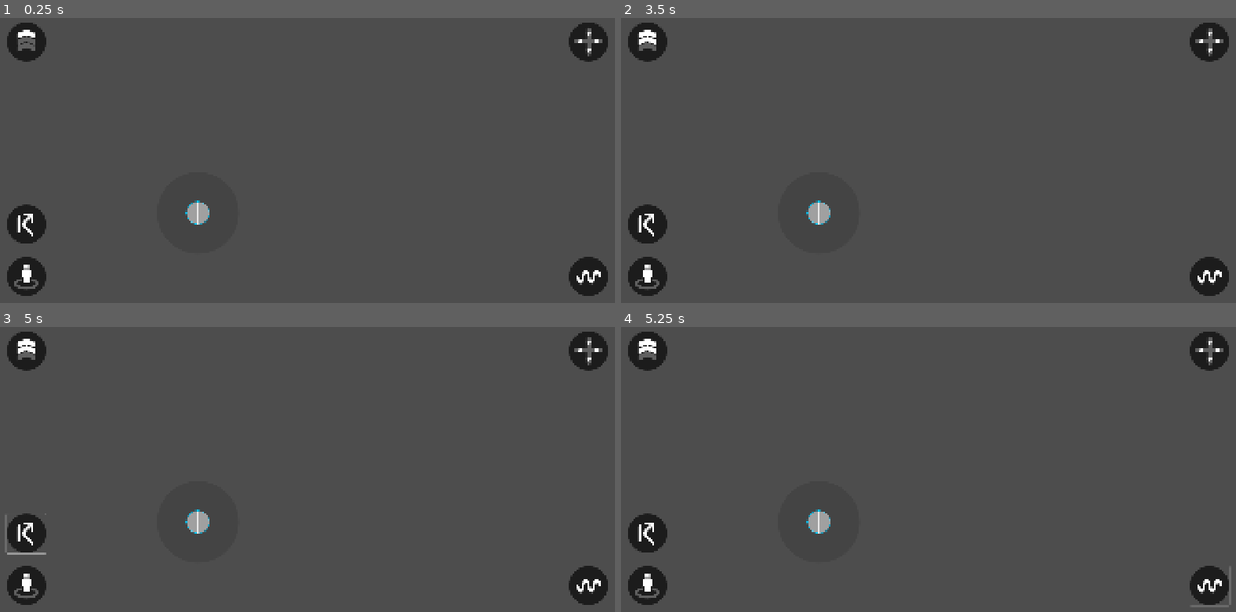
Above: before the commit, frames 1-4 (two rows, left to right).
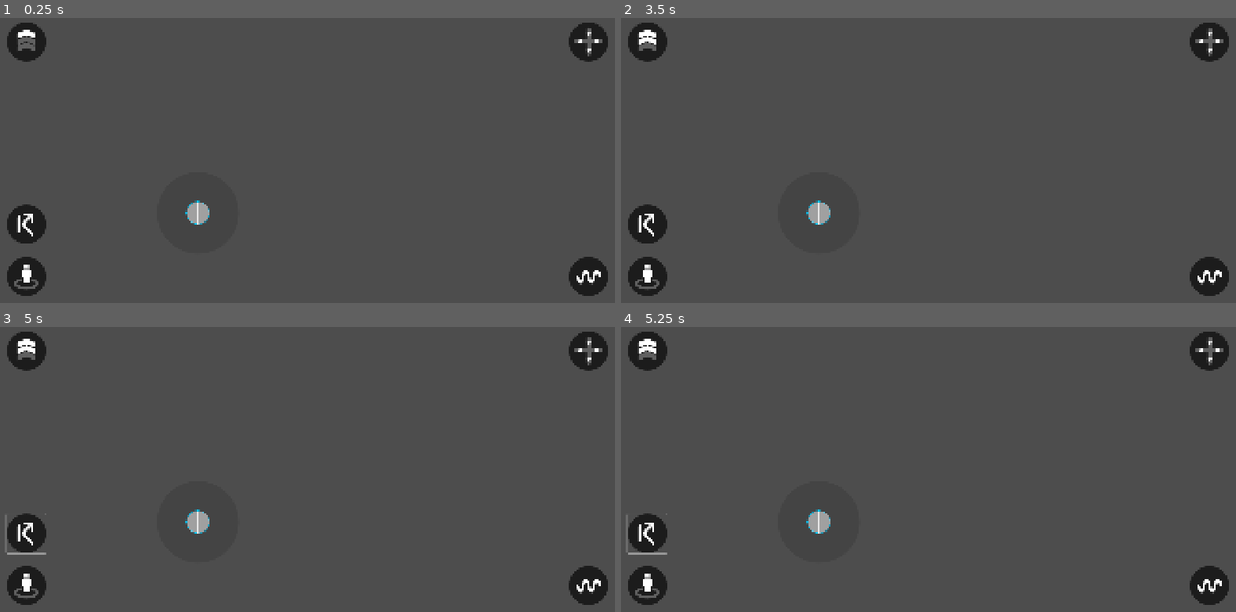
Above: after the commit, the same moments.

Repository: CantanTam/blecaco_phone
Game: Godot game, scene res://scenes/modes/game_mode.tscn
Same seed, same stepped clock (60 frames per second), same inputs: the game is played once before the commit and once after it. This scene is started directly instead of the project's main scene.
Inputs (mouse positions are in pixels of both pictures, inside the frame that each line leads up to):
- Up to frame 1 (0.25 s): no input
- Up to frame 2 (3.5 s): click (645, 40) at 0.5 s; click (1211, 40) at 1.25 s; click (1211, 277) at 2 s; click (645, 223) at 2.75 s
- Up to frame 3 (5 s): tap Enter at 3.5, 3.6 s; move the mouse to (442, 423) at 3.52 s; hold Up 3.53-4.25 s; click (442, 423) at 3.67 s; tap Space at 3.77, 4.25 s; drag from (184, 460) to (276, 512) at 4.27 s
- Up to frame 4 (5.25 s): tap Enter at 5 s; move the mouse to (990, 364) at 5.02 s; hold Up from 5.03 s (still down); tap Tab at 5.1 s

Frames 1-3 are identical in both runs. In frame 4, 0.2% of the frame differs, in the area x 0-100%, y 65-99%.

Commit message:
RunShaking 开关：RUN_SHAKING 默认 true，点击取反并切换 RunShaking/NoRunShaking 图标

Diff:
--- a/scripts/modes/game_mode.gd
+++ b/scripts/modes/game_mode.gd
@@ -48,6 +48,10 @@
 	0: "res://resources/GameRotateThree.svg",
 }
 
+## ── RunShaking 开关图标 ──────────────────────────────
+const ICON_RUN_SHAKING_ON: String = "res://resources/RunShaking.svg"
+const ICON_RUN_SHAKING_OFF: String = "res://resources/NoRunShaking.svg"
+
 ## 摇杆归一化半径（位移 / 此值 = -1..1）
 const STICK_LIMIT_RADIUS: float = 250.0
 
@@ -106,6 +110,9 @@
 ## 视角灵敏度档位计数（每次点击 +1，图标由 % 3 决定）
 var ROTATE_SPEED: int = 2
 
+## 奔跑抖动开关（默认开）
+var RUN_SHAKING: bool = true
+
 ## Blender 推来的脚下状态（与 car_mode 同款 ✓）
 func _on_ground_indicator_message(message: String) -> void:
 	var data: Variant = JSON.parse_string(message)
@@ -183,6 +190,7 @@
 @onready var game_run_notice: Panel = $GameRunNotice
 @onready var run_speed_button: Button = $RunSpeed
 @onready var game_rotate_button: Button = $GameRotate
+@onready var run_shaking_button: Button = $RunShaking
 @onready var set_body_height_button: Button = $SetBodyHeight
 
 
@@ -218,6 +226,12 @@
 		game_rotate_button.focus_mode = Control.FOCUS_NONE
 		game_rotate_button.expand_icon = true
 		_apply_rotate_speed_icon()
+
+	# RunShaking：开关图标
+	if run_shaking_button != null:
+		run_shaking_button.focus_mode = Control.FOCUS_NONE
+		run_shaking_button.expand_icon = true
+		_apply_run_shaking_icon()
 
 	# SetBodyHeight：复制专属样式 + 记录原位 + 初始图标
 	if set_body_height_button != null:
@@ -258,6 +272,35 @@
 		" Connection=",
 		connection_node != null
 	)
+
+
+## 按 RUN_SHAKING 更新图标
+func _apply_run_shaking_icon() -> void:
+	if run_shaking_button == null:
+		return
+
+	var path: String = ICON_RUN_SHAKING_ON if RUN_SHAKING else ICON_RUN_SHAKING_OFF
+
+	if not ResourceLoader.exists(path):
+		print("[GameMode] RunShaking 图标缺失：", path)
+		return
+
+	run_shaking_button.icon = load(path)
+	run_shaking_button.expand_icon = true
+
+
+## RunShaking 被点击：取反
+func _toggle_run_shaking() -> void:
+	RUN_SHAKING = not RUN_SHAKING
+	_apply_run_shaking_icon()
+	print("[GameMode] RUN_SHAKING = ", RUN_SHAKING)
+
+
+## 屏幕坐标是否落在 RunShaking 上
+func _is_run_shaking_hit(viewport_position: Vector2) -> bool:
+	if run_shaking_button == null or not run_shaking_button.is_visible_in_tree():
+		return false
+	return run_shaking_button.get_global_rect().has_point(viewport_position)
 
 
 ## 按 ROTATE_SPEED % 3 更新灵敏度图标
@@ -813,6 +856,11 @@
 				_cycle_rotate_speed()
 				return
 
+			# RunShaking：开关
+			if _is_run_shaking_hit(touch.position):
+				_toggle_run_shaking()
+				return
+
 			# SetBodyHeight 按下 → 开始长按计时
 			if _is_body_height_hit(touch.position):
 				# 移动中不允许拖动 ✓（对标 car_mode ✓）
